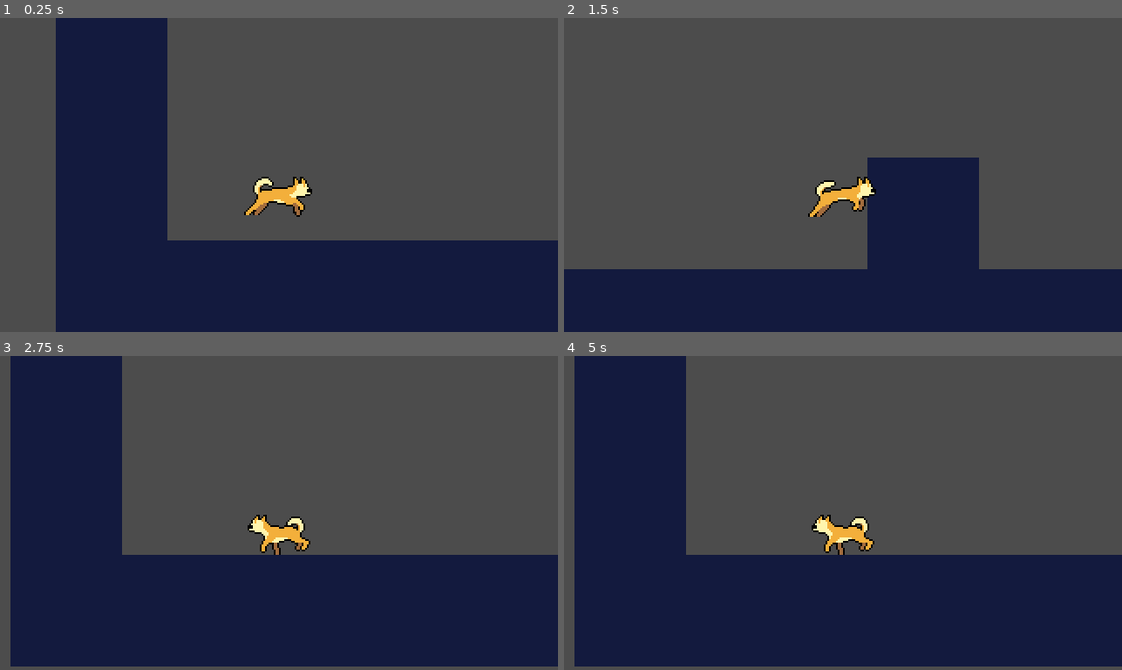
Above: before the commit, frames 1-4 (two rows, left to right).
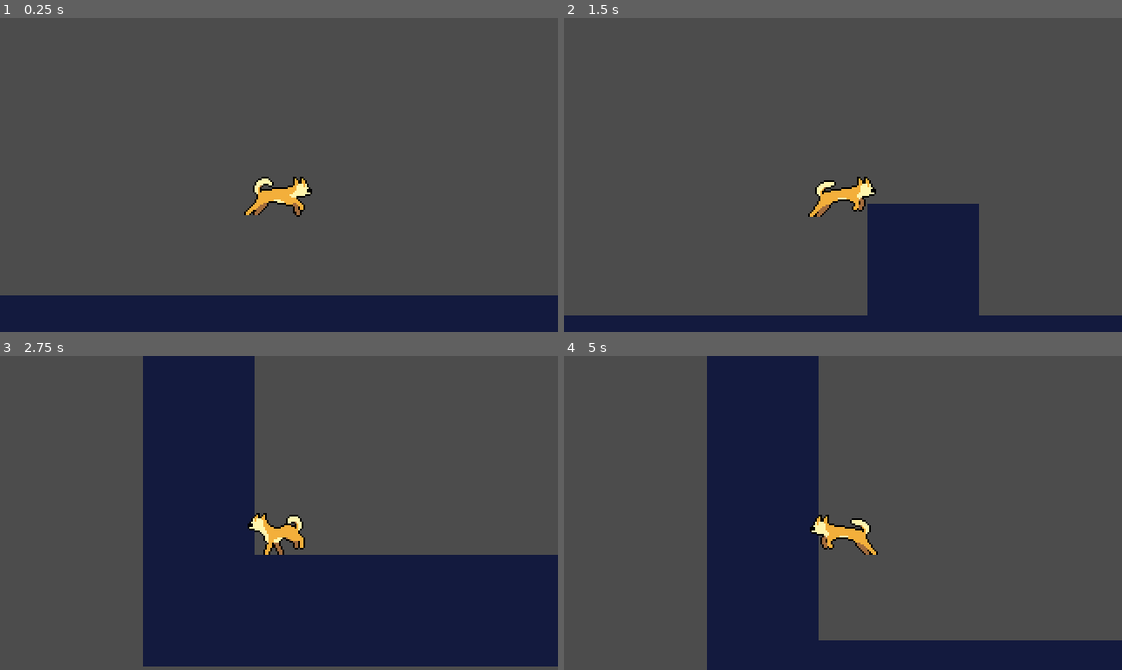
Above: after the commit, the same moments.

Repository: Stud-Io-Games/Godot-2D-Player-Animation
Game: Godot game, scene res://src/Level/Level.tscn
Two runs of this game, one before a commit and one after it. Both use one fixed random seed, a clock stepped at 60 frames per second and the inputs below.
Inputs:
- Up to frame 1 (0.25 s): no input
- Up to frame 2 (1.5 s): hold D (move_right) from 0.53 s (still down); tap Space (attack) at 0.6 s; tap Z (jump) at 0.77, 0.8, 1.07, 1.35 s
- Up to frame 3 (2.75 s): tap Z (jump) at 1.52, 1.82, 2.3 s; tap Space (attack) at 1.55, 2.1 s; release D (move_right) at 2.03 s; hold Q (move_left) from 2.03 s (still down)
- Up to frame 4 (5 s): release Q (move_left) at 2.78 s; hold D (move_right) 2.78-4.28 s; tap Space (attack) at 2.85, 4.35 s; tap Z (jump) at 3.02, 3.32, 3.6, 3.77, 4.07, 4.52, 4.82 s; hold Q (move_left) from 4.28 s (still down)

The runs differ from the first frame. In frame 1, 31% of the frame differs, in the area x 0-100%, y 0-100%; in frame 2, 15%; in frame 3, 34%; in frame 4, 50%, in the area x 1-100%, y 0-100%.

Commit message:
hurt & death animation

Diff:
--- a/src/Character/Actor.gd
+++ b/src/Character/Actor.gd
@@ -6,4 +6,5 @@
 
 export var speed: = Vector2(800.0, 1000)
 export var gravity := 3000.0
+export var life_point := 3
 var _velocity: = Vector2.ZERO
--- a/src/Character/Player.gd
+++ b/src/Character/Player.gd
@@ -31,8 +31,23 @@
 	if area.is_in_group("hurtbox"):
 		area.take_damage()
 
+func _on_EnnemyDetector_area_entered(area):
+	if area.is_in_group("enemy_attack"):
+		if life_point > 0:
+			life_point -= 1
+			hurt()
+		else:
+			die()
+
 func hurt():
 	state_machine.travel(ANIMATION_HURT)
+	# obliged to stop process because physics_process will override the animation with "IDLE" or "WALK"
+	set_physics_process(false)
+
+func hurt_finished_animation():
+	# AnimationPlayer "Call Method Track" and insert a key with the function name
+	# to start physics_process again at the end of the animation
+	set_physics_process(true)
 
 func die():
 	state_machine.travel(ANIMATION_DEATH)
--- a/src/Character/Player.tscn
+++ b/src/Character/Player.tscn
@@ -85,19 +85,33 @@
 
 [sub_resource type="Animation" id=24]
 resource_name = "hurt"
-length = 0.3
-step = 0.15
-tracks/0/type = "value"
-tracks/0/path = NodePath("PlayerSprite:frame")
-tracks/0/interp = 1
-tracks/0/loop_wrap = true
-tracks/0/imported = false
-tracks/0/enabled = true
-tracks/0/keys = {
-"times": PoolRealArray( 0, 0.15 ),
-"transitions": PoolRealArray( 1, 1 ),
-"update": 1,
-"values": [ 24, 25 ]
+length = 0.45
+step = 0.15
+tracks/0/type = "value"
+tracks/0/path = NodePath("PlayerSprite:frame")
+tracks/0/interp = 1
+tracks/0/loop_wrap = true
+tracks/0/imported = false
+tracks/0/enabled = true
+tracks/0/keys = {
+"times": PoolRealArray( 0, 0.15, 0.3 ),
+"transitions": PoolRealArray( 1, 1, 1 ),
+"update": 1,
+"values": [ 25, 24, 25 ]
+}
+tracks/1/type = "method"
+tracks/1/path = NodePath(".")
+tracks/1/interp = 1
+tracks/1/loop_wrap = true
+tracks/1/imported = false
+tracks/1/enabled = true
+tracks/1/keys = {
+"times": PoolRealArray( 0.45 ),
+"transitions": PoolRealArray( 1 ),
+"values": [ {
+"args": [  ],
+"method": "hurt_finished_animation"
+} ]
 }
 
 [sub_resource type="Animation" id=25]
@@ -180,9 +194,6 @@
 [sub_resource type="AnimationNodeStateMachineTransition" id=51]
 
 [sub_resource type="AnimationNodeStateMachineTransition" id=52]
-
-[sub_resource type="AnimationNodeStateMachineTransition" id=56]
-switch_mode = 2
 
 [sub_resource type="AnimationNodeStateMachineTransition" id=59]
 switch_mode = 2
@@ -209,15 +220,15 @@
 states/jump/position = Vector2( 302.25, 179.5 )
 states/walk/node = SubResource( 47 )
 states/walk/position = Vector2( 572.5, 59.25 )
-transitions = [ "idle", "death", SubResource( 48 ), "idle",  …(95 unchanged characters)… , "idle", "attack", SubResource( 52 ), "hurt", "idle", SubResource( 56 ), "attack", "idle", SubResource( 59 ), "wal …(140 unchanged characters)…
+transitions = [ "idle", "death", SubResource( 48 ), "idle",  …(95 unchanged characters)… , "idle", "attack", SubResource( 52 ), "attack", "idle", SubResource( 59 ), "wal …(140 unchanged characters)…
 start_node = "idle"
 end_node = "death"
-graph_offset = Vector2( 175.507, 204.202 )
+graph_offset = Vector2( -421.494, 9.92196 )
 
 [sub_resource type="AnimationNodeStateMachinePlayback" id=58]
 
 [sub_resource type="RectangleShape2D" id=20]
-extents = Vector2( 12.5, 10.5 )
+extents = Vector2( 14.25, 10.5 )
 
 [node name="Player" type="KinematicBody2D"]
 collision_mask = 8
@@ -263,13 +274,14 @@
 parameters/playback = SubResource( 58 )
 
 [node name="EnnemyDetector" type="Area2D" parent="."]
-visible = false
+position = Vector2( -2, 13 )
 collision_layer = 0
 collision_mask = 2
 
 [node name="CollisionShape2D" type="CollisionShape2D" parent="EnnemyDetector"]
-position = Vector2( -1, -0.5 )
+position = Vector2( 2.25, 0 )
 shape = SubResource( 20 )
 
 [connection signal="area_entered" from="PlayerSprite/AttackHit" to="." method="_on_AttackHit_area_entered"]
+[connection signal="area_entered" from="EnnemyDetector" to="." method="_on_EnnemyDetector_area_entered"]
 [connection signal="body_entered" from="EnnemyDetector" to="." method="_on_EnnemyDetector_body_entered"]
--- a/src/Level/Level.tscn
+++ b/src/Level/Level.tscn
@@ -1,7 +1,10 @@
-[gd_scene load_steps=3 format=2]
+[gd_scene load_steps=5 format=2]
 
 [ext_resource path="res://assets/level/tileset.tres" type="TileSet" id=1]
 [ext_resource path="res://src/Character/Player.tscn" type="PackedScene" id=2]
+[ext_resource path="res://assets/enemy.png" type="Texture" id=3]
+
+[sub_resource type="RectangleShape2D" id=1]
 
 [node name="Level" type="Node2D"]
 
@@ -12,7 +15,17 @@
 format = 1
 tile_data = PoolIntArray( 65533, 0, 0, 11, 0, 0, 131069, 0, 0, 65547, 0, 0, 196605, 0, 0, 131076, 0, 0, 131083, 0, 0, 2 …(209 unchanged characters)…
 
+[node name="Area2D" type="Area2D" parent="." groups=["enemy_attack"]]
+collision_layer = 2
+
+[node name="CollisionShape2D" type="CollisionShape2D" parent="Area2D"]
+position = Vector2( 694, 182 )
+shape = SubResource( 1 )
+
+[node name="Enemy" type="Sprite" parent="Area2D"]
+position = Vector2( 694, 183 )
+scale = Vector2( 0.188172, 0.188172 )
+texture = ExtResource( 3 )
+
 [node name="Player" parent="." instance=ExtResource( 2 )]
-position = Vector2( -64, 121 )
-speed = Vector2( 400, 500 )
-gravity = 1000.0
+position = Vector2( 91, 23 )
Binary file added: assets/enemy.png
Not shown, added: assets/enemy.png.import
Not shown: 1 places in src/Character/Player.tscn that only renumber resources
